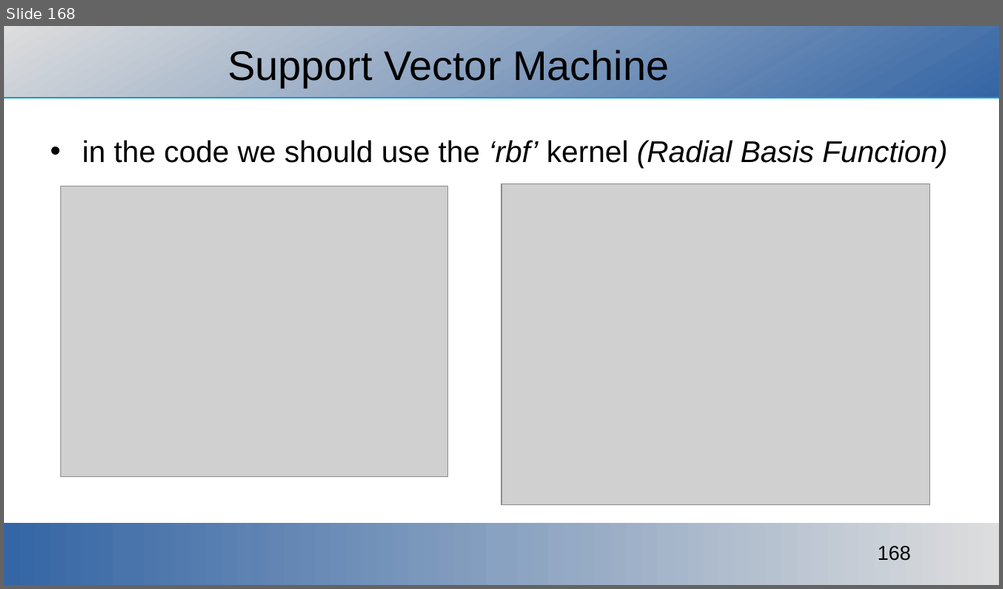
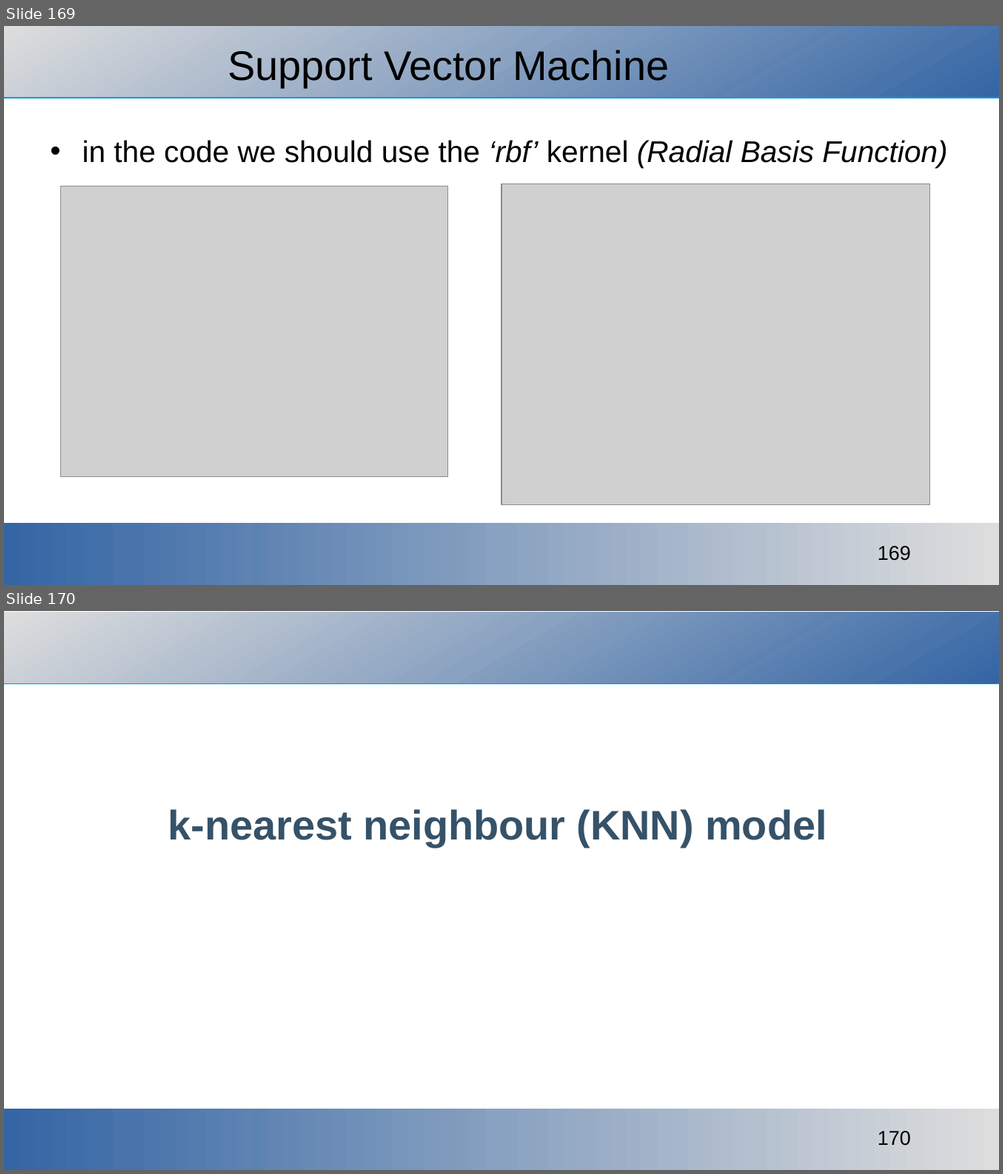
Before and after one commit to ajakovac/ML-in-Practice-I, a slide deck: ML in practice.odp. Shown one above the other, each under a label of ours: slide 168 before the commit, slides 169 and 170 after it. The pictures are 1003x589 and 1003x1174 pixels, drawn with LibreOffice and Linux fonts; fonts in the diff are those of the drawing; grey boxes stand for pictures; background and template pictures are left out. Boxes give left, top, right and bottom in pixels: in the first picture for what was removed or moved away, otherwise in the second. Text is boxed around its words. In the diff, an @@ line names an element or a change of style, - is before the commit and + after.

Commit message:
knn model added

```diff
--- a/ML in practice.odp
+++ b/ML in practice.odp
@@ slide 170 added at (4,611,999,1170), background #FFFFFF; not listed: 1 template element that a slide beside it also shows @@
@@ rectangle added at (4,612,999,684), fill gradient #DDDDDD to #DADBDC to #D8D9DB to #D5D7DA to #D2D5D9 to #D0D3D8 @@
@@ title added at (168,809,826,847), 33 pt, text #355269, bold @@
+k-nearest neighbour (KNN) model
@@ rectangle added at (4,1109,999,1170), fill gradient #DDDDDD to #DADBDC to #D8D9DB to #D5D7DA to #D2D5D9 to #D0D3D8 @@
@@ what was slide 168 is now slide 169 @@
@@ page number at (877,546,910,561): text changed @@
-168
+169
```
Also in this commit, not shown: 1 slide changed, 4 other slides added, 4 other files.
